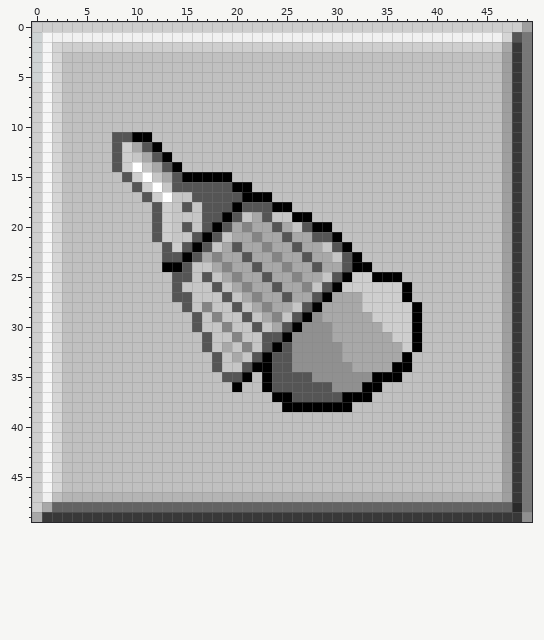
One commit to this pixel-art sprite: bin/res/spaceUI/harvestDebrisGray.png. The picture above was drawn from the file before the commit.
The file is 50x50 pixels. Colours within 5 levels of each other are drawn and written as one.
After the commit:
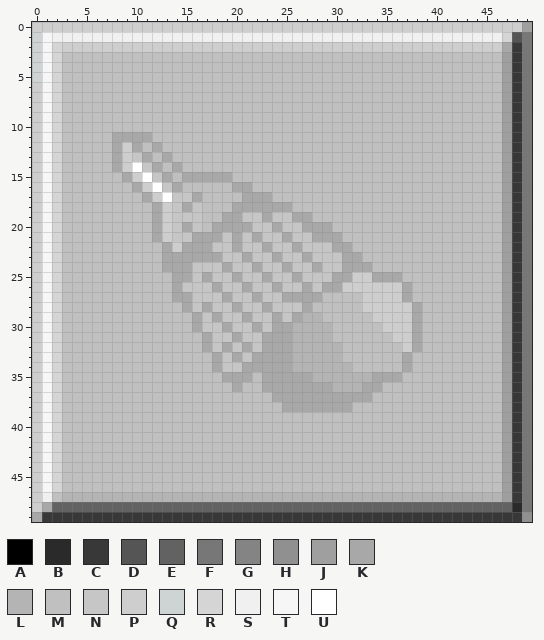
Palette (. is transparent): A #000000  B #2a2a2a  C #383838  D #555555  E #626262  F #777777  G #848484  H #909090  J #9f9f9f  K #a8a8a8  L #b4b4b4  M #c0c0c0  N #c6c6c6  P #cecece  Q #ced3d4  R #d5d5d5  S #f0f0f0  T #f6f6f6  U #ffffff
The exact change:
Changed rows in their new state; - is an unchanged pixel.
first column x 8:
11 KKKK---------------------------
12 K--MK--------------------------
13 K---MK-------------------------
14 K----MK------------------------
15 -K----MKKKKK-------------------
16 --K---KMMMMMKK-----------------
17 ---K----KMMMMKKK---------------
18 ----K--K-MMMKKKKKK-------------
19 ----K----MMKK-NK--KK-----------
20 ----K--K-MKK-KNNKN-KKK---------
21 ----K---KKK--NKNNKNNKKK--------
22 -----K-KKK-NKNNKNNKNN-KK-------
23 -----KKKK-KNNKNNKNNKNN-KK------
24 -----KKK--NKNNKNNKNNKNNKKK-----
25 ------KK-K-NKNNKNNKNN-KK--KKK--
26 ------K---K-NKNNKNNK-KK------K-
27 ------KK---K-NKNNK--KMMMM----K-
28 -------K-K--K-NKNN-KMMMMM-----K
29 --------K-K--K-NK-KLLMMMMM----K
30 --------K--K--K--KLLLLMMMMM---K
31 ---------K--K--KKKLLLLMMMMMM--K
32 ---------K---K-KKKLLLLLMMMMMM-K
33 ----------K---KKKKLLLLLMMMMMMK-
34 ----------K--KKKKKLLLLLLMMMMMK-
35 -----------KKK-KKKKKLLLLLLKKK--
36 ------------K--KKKKKKKLLLKK----
37 ----------------KKKKKKKKKK-----
38 -----------------KKKKKKK-------
Boxes around the changes in both pictures, in picture pixels (x1, y1, x2, y2):
changed: (112, 132, 422, 412)
